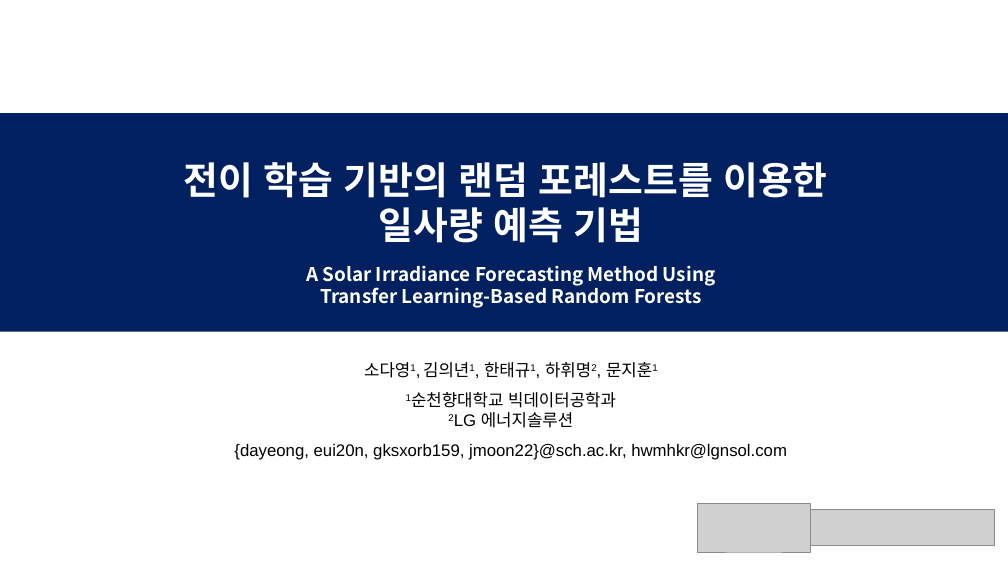
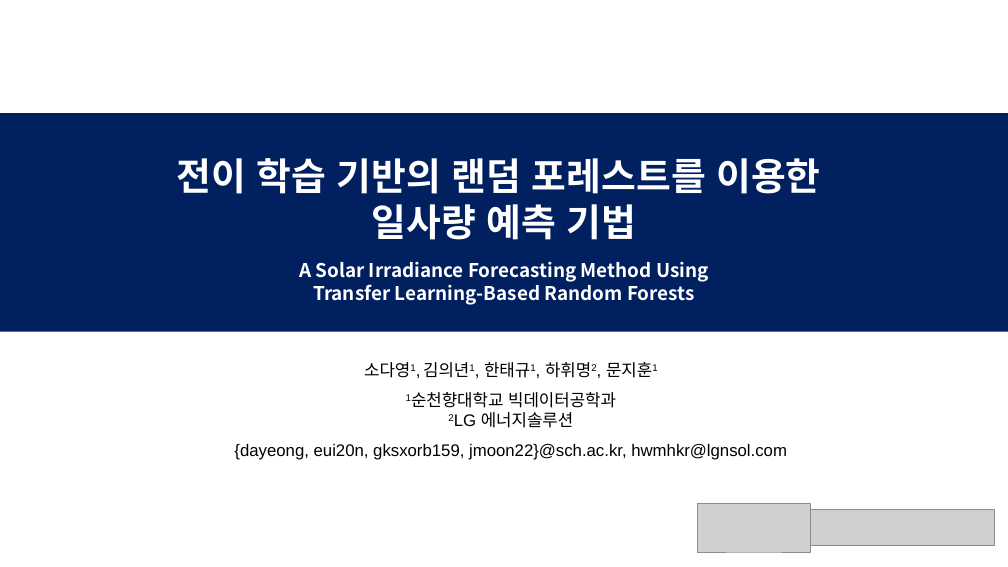
Before and after one commit to TaegyuHan/Solar_radiation_prediction_model, a slide deck: slide 1 of KICS_PT/[KICS] 모델 poster.pptx. Drawn at 1008x567 pixels with LibreOffice and Linux fonts; fonts in the diff are those of the drawing; grey boxes stand for pictures. Boxes give left, top, right and bottom in pixels: in the first picture for what was removed or moved away, otherwise in the second. Text is boxed around its words. In the diff, an @@ line names an element or a change of style, - is before the commit and + after.

```diff
--- a/KICS_PT/[KICS] 모델 poster.pptx
+++ b/KICS_PT/[KICS] 모델 poster.pptx
@@ title "전이 학습 기반의 랜덤 포레스트를 ...": place and size @@
-title "전이 학습 기반의 랜덤 포레스트를 ..." at (184, 162, 827, 308)
+title "전이 학습 기반의 랜덤 포레스트를 ..." at (177, 158, 820, 305)
```
Also in this commit, not shown: 14 other slides changed.
